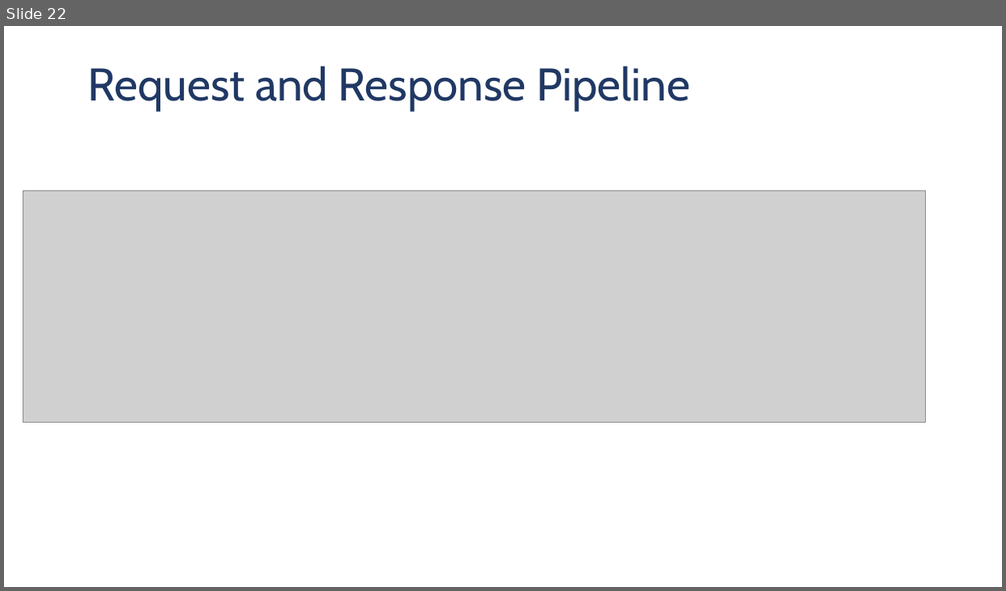
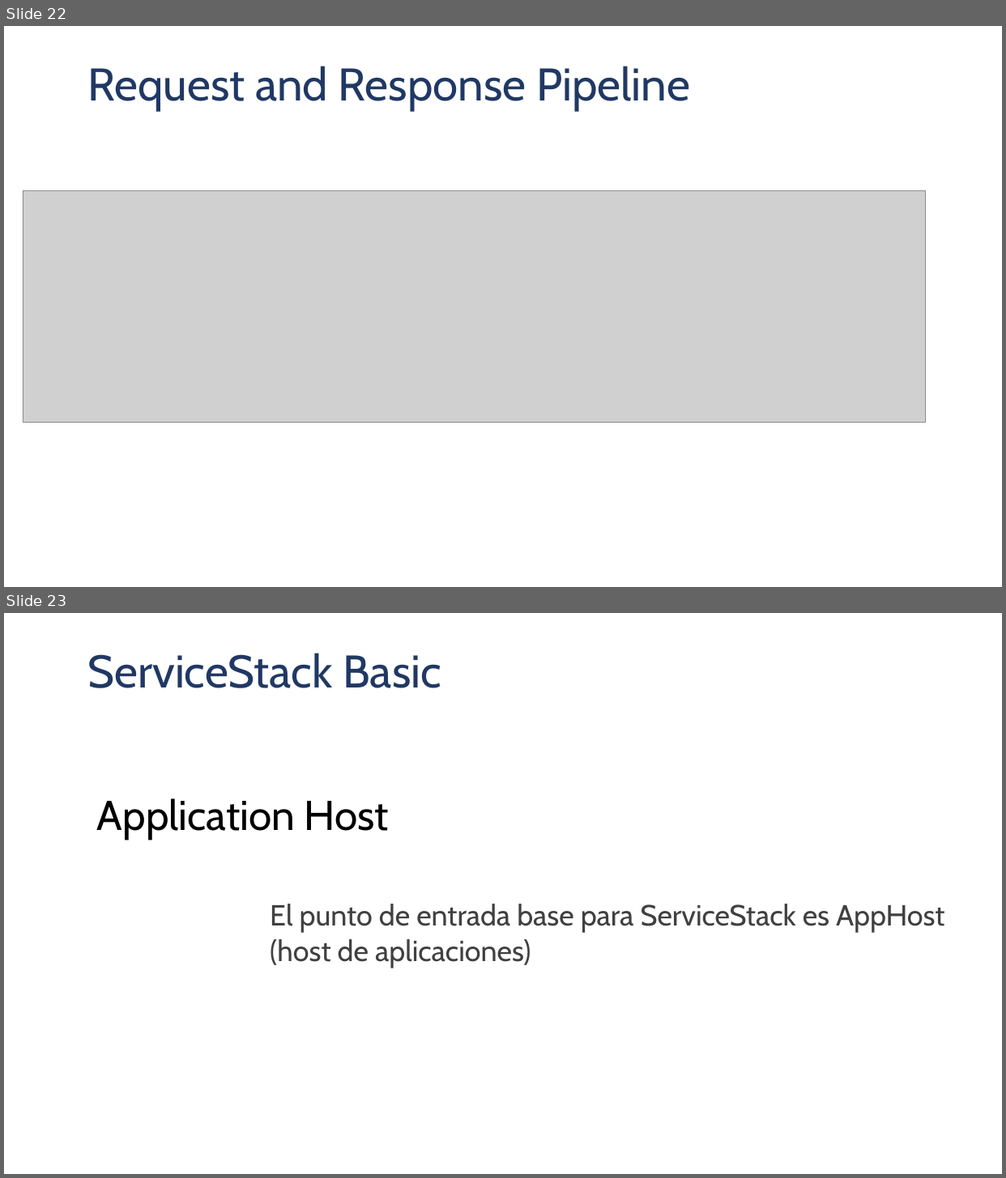
Before and after one commit to serandvaraco/WorkshopToolsForAPI, a slide deck: ToolsForAPI.pptx. Shown one above the other, each under a label of ours: slide 22 before the commit, slides 22 and 23 after it. The pictures are 1006x591 and 1006x1178 pixels, drawn with LibreOffice and Linux fonts; fonts in the diff are those of the drawing; grey boxes stand for pictures; background and template pictures are left out. Boxes give left, top, right and bottom in pixels: in the first picture for what was removed or moved away, otherwise in the second. Text is boxed around its words. In the diff, an @@ line names an element or a change of style, - is before the commit and + after.

Commit message:
PPT Services

```diff
--- a/ToolsForAPI.pptx
+++ b/ToolsForAPI.pptx
@@ slide 23 added at <box>4,613,1002,1174</box>, background #FFFFFF @@
@@ text added at <box>87,653,441,688</box>, 44 pt, text #203864 @@
+ServiceStack Basic
@@ text added at <box>97,798,389,839</box>, 40 pt, text #000000 @@
+Application Host
@@ text added at <box>270,904,944,968</box>, 28 pt, text #404040 @@
+El punto de entrada base para ServiceStack es AppHost (host de aplicaciones)
```
Also in this commit, not shown: 7 other slides added.
